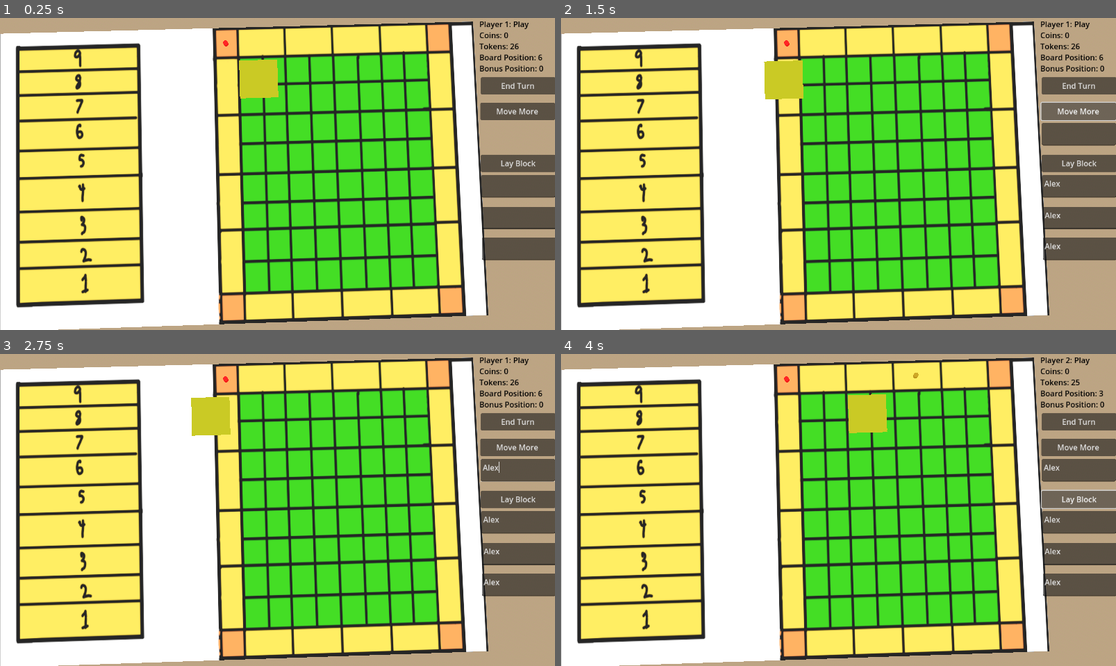
Above: before the commit, frames 1-4 (two rows, left to right).
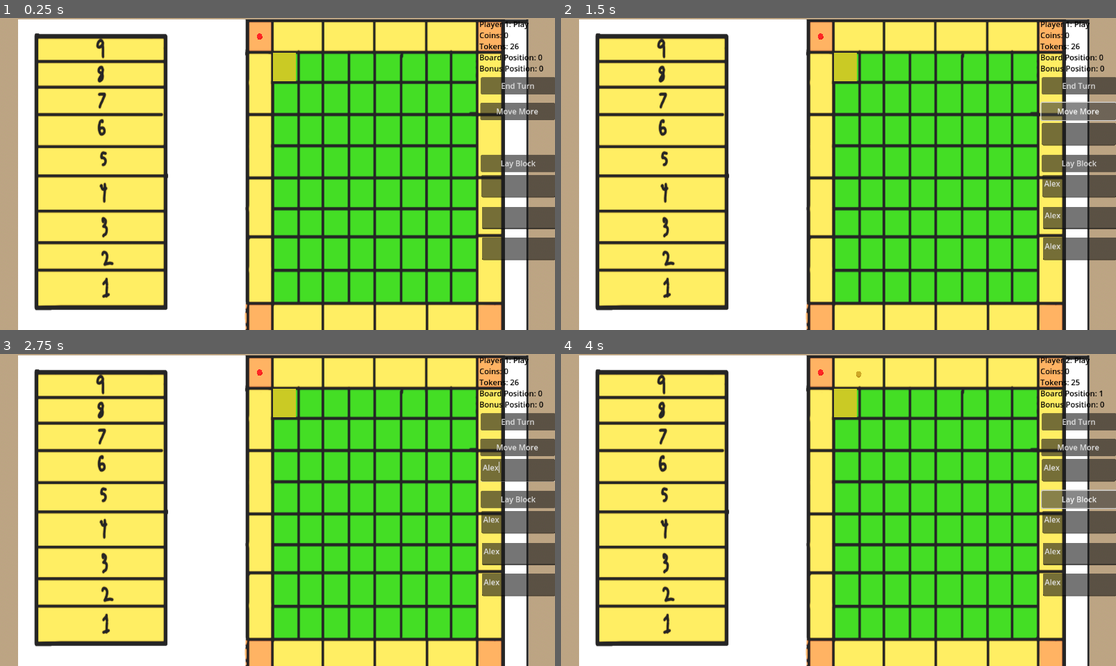
Above: after the commit, the same moments.

Repository: internot169/CasaGrande
Game: Godot game, scene res://main.tscn
Two runs of this game, one before a commit and one after it. Both use one fixed random seed, a clock stepped at 60 frames per second and the inputs below.
Inputs (mouse positions are in pixels of both pictures, inside the frame that each line leads up to):
- Up to frame 1 (0.25 s): no input
- Up to frame 2 (1.5 s): click (1077, 186) at 0.52 s; type "Alex" at 0.6 s; click (1077, 217) at 0.75 s; type "Alex" at 0.83 s; click (1077, 248) at 0.98 s; type "Alex" at 1.07 s; click "Move More" at 1.25 s
- Up to frame 3 (2.75 s): click (516, 469) at 2.02 s; type "Alex" at 2.1 s
- Up to frame 4 (4 s): click "End Turn" at 2.75 s; click "Lay Block" at 3.5 s

The runs differ from the first frame. In frame 1, 58% of the frame differs, in the area x 0-98%, y 0-100%; in frame 2, 58%; in frame 3, 58%; in frame 4, 58%.

Commit message:
Completely mapped input to board pos

Diff:
--- a/CasaGrande/game_manager.gd
+++ b/CasaGrande/game_manager.gd
@@ -2,17 +2,19 @@
 
 enum States {PLAYER_1_TURN, PLAYER_2_TURN, PLAYER_3_TURN, PLAYER_4_TURN, GAME_OVER}
 
-# For testing purposes, start with player 4 to loop back to player 1
-var curstate = States.PLAYER_4_TURN
 var game_ending = false
 var game_ending_index = 0
 
 @export
 var players = []
 var curr_player
+var curstate = States.PLAYER_1_TURN
 var player_text
+var can_lay_block = true
 
-var can_lay_block = true
+func _ready():
+	curr_player = get_node(players[0])
+	player_text = "Player 1: Play"
 
 func _process(delta):
 	$UI.display_player(curr_player, player_text)
@@ -23,7 +25,6 @@
 		game_ending_index = 1
 
 func switch_turn():
-
 	if (game_ending_index == 4):
 		curstate = States.GAME_OVER
 		return
@@ -77,11 +78,6 @@
 
 	curr_player.check_corner()
 
-# Called when the node enters the scene tree for the first time.
-func _ready():
-	switch_turn()
-	turn()
-
 func lay_block(x, y, z):
 	if(can_lay_block):
 		can_lay_block = !get_node("../Board").lay_block(x, y, z)
@@ -90,7 +86,7 @@
 # -1 if no bound
 func get_x_y_bound():
 	var board_position = curr_player.board_position
-	pass
+
 	if (board_position == 0 || board_position == 5 || board_position == 10 || board_position == 15):
 		# Corners are an edge case (no pun intended)
 		# Return -1 for all bounds
--- a/CasaGrande/input_getter.gd
+++ b/CasaGrande/input_getter.gd
@@ -1,13 +1,26 @@
 extends Node3D
 
+# Input value x and y
 var x = 0
 var y = 0
 
-# Called when the node enters the scene tree for the first time.
-func _ready():
-	pass # Replace with function body.
+# Bounded value x and y
+var mov_x
+var mov_y
+
+@export
+var slowness = 0.1
+
+var paused = false
 
 func get_input():
+	if(paused):
+		return
+
+	paused = true
+	await get_tree().create_timer(slowness).timeout
+	paused = false
+
 	if Input.is_action_pressed("D"):
 		x += 1
 	elif Input.is_action_pressed("A"):
@@ -21,31 +34,45 @@
 func _process(_delta):
 	get_input()
 
+	mov_x = x
+	mov_y = y
+
 	var bounds = get_node("../GameManager").get_x_y_bound()
 	var x_left_bound = bounds[0]
 	var x_right_bound = bounds[1]
 	var y_left_bound = bounds[2]
 	var y_right_bound = bounds[3]
 
-	var check_x = !(x_left_bound == -1 || x_right_bound == -1)
-	var check_y = !(y_left_bound == -1 || y_right_bound == -1)
+	var check_x = x_left_bound != -1 && x_right_bound != -1
+	var check_y = y_left_bound != -1 && y_right_bound != -1
 
 	if check_x:
-		x = ((x - x_left_bound) % (x_right_bound - x_left_bound)) + x_left_bound
+		mov_x = ((mov_x - x_left_bound) % (x_right_bound - x_left_bound)) + x_left_bound
+		mov_y = loop_around(mov_y)
 	elif check_y:
-		y = ((y - y_left_bound) % (y_right_bound - y_left_bound)) + y_left_bound
+		mov_y = ((mov_y - y_left_bound) % (y_right_bound - y_left_bound)) + y_left_bound
+		mov_x = loop_around(mov_x)
 	else:
-		x %= 20
-		y %= 20
+		mov_x = loop_around(mov_x)
+		mov_y = loop_around(mov_y)
+	print(mov_x)
+	print(mov_y)
 	display_input_box()
+
+func loop_around(val):
+	if (val < 0):
+		val = 8
+	else:
+		val = abs(val) % 8
+	return val
 
 func display_input_box():
 	# Each box is width five and height 5
 	# Means position of display starts at 2.5 and increases by 5
 	# x starts at 0, z starts at -88
-	var z_amt = -88
+	var z_amt = -88.5
 	var x_amt = 0
-	var pos:Vector3 = Vector3(x_amt + (2.5 * x), 0.6, z_amt + (2.5 * y))
+	var pos:Vector3 = Vector3(x_amt + (5 * mov_x), 0.61, z_amt + (6 * mov_y))
 
 	get_node("Highlighterinput").position = pos
 
--- a/CasaGrande/main.tscn
+++ b/CasaGrande/main.tscn
@@ -25,24 +25,6 @@
 
 [node name="Main" type="Node3D"]
 
-[node name="InputGetter" type="Node3D" parent="."]
-script = ExtResource("4_olnyl")
-
-[node name="Highlighterinput" parent="InputGetter" instance=ExtResource("2_6pk4s")]
-
-[node name="Board" parent="." instance=ExtResource("1_0ml7a")]
-transform = Transform3D(1, 0, 0, 0, 1, 0, 0, 0, 0.163033, 0, 0, 0)
-positions = [NodePath("../Position1"), NodePath("../Position2"), NodePath("../Position3"), NodePath("../Position4"), NodePath("../Position5"), NodePath("../Position6"), NodePath("../Position7"), NodePath("../Position8"), NodePath("../Position9"), NodePath("../Position10"), NodePath("../Position11"), NodePath("../Position12"), NodePath("../Position13"), NodePath("../Position14"), NodePath("../Position15"), NodePath("../Position16"), NodePath("../Position17"), NodePath("../Position18"), NodePath("../Position19"), NodePath("../Position20")]
-
-[node name="TopLeft" type="Node3D" parent="."]
-transform = Transform3D(0.999517, 0.0296021, -0.00935947, 0.00819266, 0.039295, 0.999193, 0.0299461, -0.998789, 0.0390335, 0, 0, -88)
-
-[node name="TopRight" type="Node3D" parent="."]
-transform = Transform3D(1, 0, 0, 0, 1, 0, 0, 0, 1, 40, 0, -88)
-
-[node name="GameManager" parent="." instance=ExtResource("2_0ab3p")]
-players = [NodePath("../Token"), NodePath("../Token2"), NodePath("../Token3"), NodePath("../Token4")]
-
 [node name="Token" parent="." instance=ExtResource("3_81pnq")]
 transform = Transform3D(1, 0, 0, 0, 1, 0, 0, 0, 1, 0.694714, 1, -85.642)
 new_color = Color(0.239216, 0.635294, 0, 1)
@@ -58,15 +40,25 @@
 [node name="Token4" parent="." instance=ExtResource("3_81pnq")]
 transform = Transform3D(1, 0, 0, 0, 1, 0, 0, 0, 1, 3.83096, 0.5, -55.3988)
 
-[node name="CameraHolder" type="Node3D" parent="."]
-transform = Transform3D(1, 0, 0, 0, 1, 0, 0, 0, 1, 12.5875, 4.37823, -58.9517)
+[node name="InputGetter" type="Node3D" parent="."]
+script = ExtResource("4_olnyl")
 
-[node name="Camera3D" type="Camera3D" parent="CameraHolder"]
-transform = Transform3D(0.999518, 0.0296021, -0.00935947, 0.00819267, 0.039295, 0.999194, 0.029946, -0.998789, 0.0390336, -5.945, 70, -2.183)
+[node name="Highlighterinput" parent="InputGetter" instance=ExtResource("2_6pk4s")]
+transform = Transform3D(0.560021, 0, 0, 0, 1, 0, 0, 0, 0.685211, 0.284887, 1.98725, -76.3548)
+
+[node name="Camera3D" type="Camera3D" parent="."]
+transform = Transform3D(1, 0, 0, 0, -4.37114e-08, 1, 0, -1, -4.37114e-08, 0.842134, 70, -65.0016)
 environment = SubResource("Environment_4gfpa")
 attributes = SubResource("CameraAttributesPractical_tasdl")
 fov = 47.2
 far = 4003.02
+
+[node name="GameManager" parent="." instance=ExtResource("2_0ab3p")]
+players = [NodePath("../Token"), NodePath("../Token2"), NodePath("../Token3"), NodePath("../Token4")]
+
+[node name="Board" parent="." instance=ExtResource("1_0ml7a")]
+transform = Transform3D(1, 0, 0, 0, 1, 0, 0, 0, 0.163033, 0, 0, 0)
+positions = [NodePath("../Position1"), NodePath("../Position2"), NodePath("../Position3"), NodePath("../Position4"), NodePath("../Position5"), NodePath("../Position6"), NodePath("../Position7"), NodePath("../Position8"), NodePath("../Position9"), NodePath("../Position10"), NodePath("../Position11"), NodePath("../Position12"), NodePath("../Position13"), NodePath("../Position14"), NodePath("../Position15"), NodePath("../Position16"), NodePath("../Position17"), NodePath("../Position18"), NodePath("../Position19"), NodePath("../Position20")]
 
 [node name="Position1" type="Node3D" parent="."]
 transform = Transform3D(1, 0, 0, 0, 1, 0, 0, 0, 0.111002, -2.58295, 1.12932, -91.3763)
